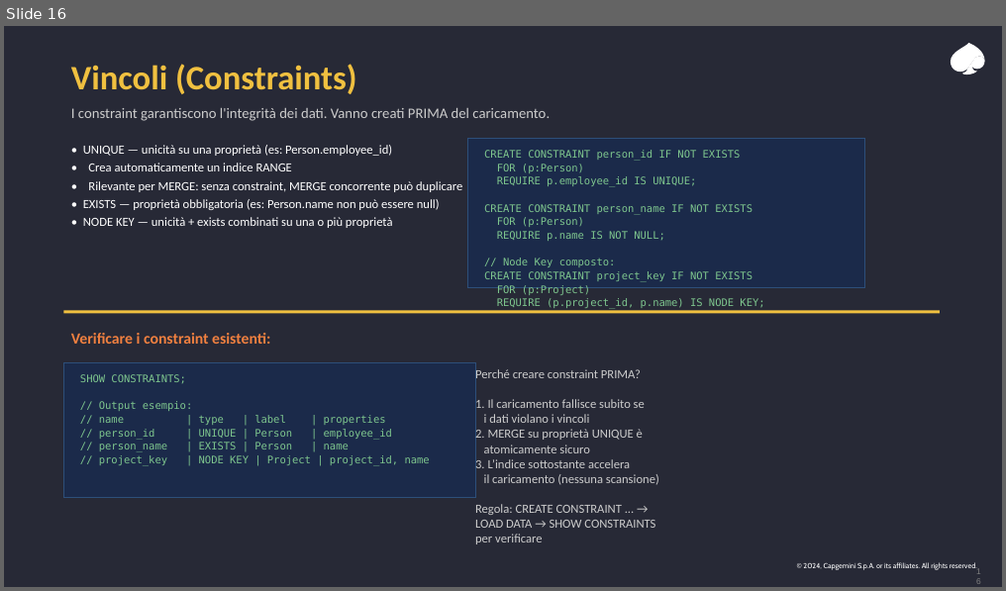
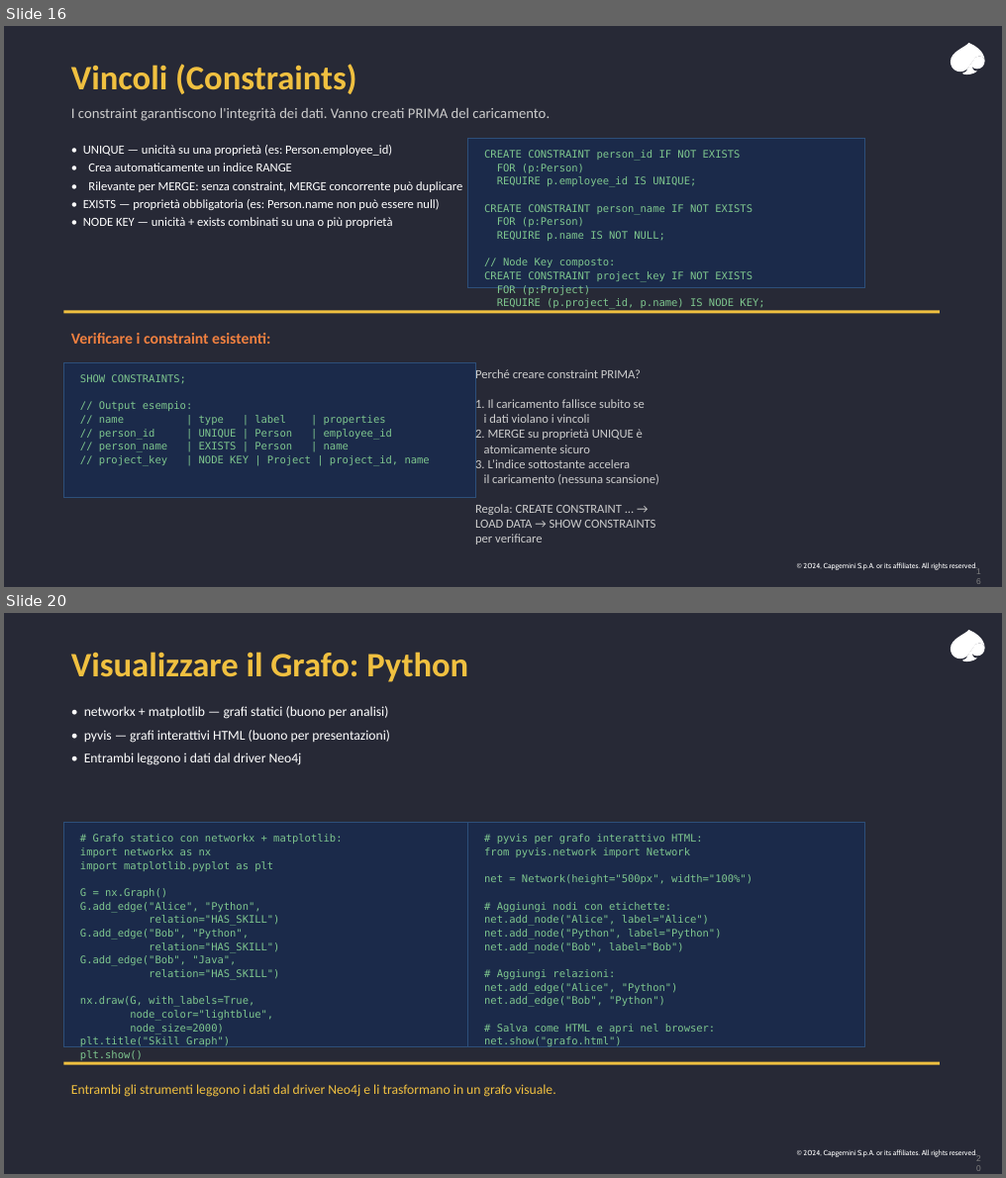
Before and after one commit to leobcc/neo4j-training-course-material, a slide deck: slides/session-01/session-01.pptx. Shown one above the other, each under a label of ours: slide 16 before the commit, slides 16 and 20 after it; the slides between them are not shown. The pictures are 1006x591 and 1006x1178 pixels, drawn with LibreOffice and Linux fonts; fonts in the diff are those of the drawing. Boxes give left, top, right and bottom in pixels: in the first picture for what was removed or moved away, otherwise in the second. Text is boxed around its words. In the diff, an @@ line names an element or a change of style, - is before the commit and + after.

```diff
--- a/slides/session-01/session-01.pptx
+++ b/slides/session-01/session-01.pptx
@@ slide 20 added at (x1=4, y1=613, x2=1002, y2=1174), background #272936; not listed: 4 template elements that a slide beside it also shows @@
@@ text added at (x1=71, y1=652, x2=468, y2=682), 33 pt, text #F0C040, bold @@
+Visualizzare il Grafo: Python
@@ text added at (x1=84, y1=706, x2=390, y2=765), 13 pt, text #FFFFFF @@
+• networkx + matplotlib — grafi statici (buono per analisi)
+• pyvis — grafi interattivi HTML (buono per presentazioni)
+• Entrambi leggono i dati dal driver Neo4j
@@ rectangle added at (x1=63, y1=823, x2=475, y2=1048), fill #1B2A4A, outline #2D4F7A 1 pt @@
@@ text added at (x1=80, y1=834, x2=342, y2=1048), 10 pt, text #7EC68E @@
+# Grafo statico con networkx + matplotlib:
+import networkx as nx
+import matplotlib.pyplot as plt
+G = nx.Graph()
+G.add_edge("Alice", "Python",
+relation="HAS_SKILL")
+G.add_edge("Bob", "Python",
+relation="HAS_SKILL")
+G.add_edge("Bob", "Java",
+relation="HAS_SKILL")
+nx.draw(G, with_labels=True,
+node_color="lightblue",
+node_size=2000)
+plt.title("Skill Graph")
+plt.show()
@@ rectangle added at (x1=468, y1=823, x2=865, y2=1048), fill #1B2A4A, outline #2D4F7A 1 pt @@
@@ text added at (x1=484, y1=834, x2=752, y2=1048), 10 pt, text #7EC68E @@
+# pyvis per grafo interattivo HTML:
+from pyvis.network import Network
+net = Network(height="500px", width="100%")
+# Aggiungi nodi con etichette:
+net.add_node("Alice", label="Alice")
+net.add_node("Python", label="Python")
+net.add_node("Bob", label="Bob")
+# Aggiungi relazioni:
+net.add_edge("Alice", "Python")
+net.add_edge("Bob", "Python")
+# Salva come HTML e apri nel browser:
+net.show("grafo.html")
@@ rectangle added at (x1=63, y1=1062, x2=940, y2=1065), fill #F0C040 @@
@@ text added at (x1=71, y1=1084, x2=556, y2=1097), 13 pt, text #F0C040 @@
+Entrambi gli strumenti leggono i dati dal driver Neo4j e li trasformano in un grafo visuale.
```
Also in this commit, not shown: 11 slides changed.
